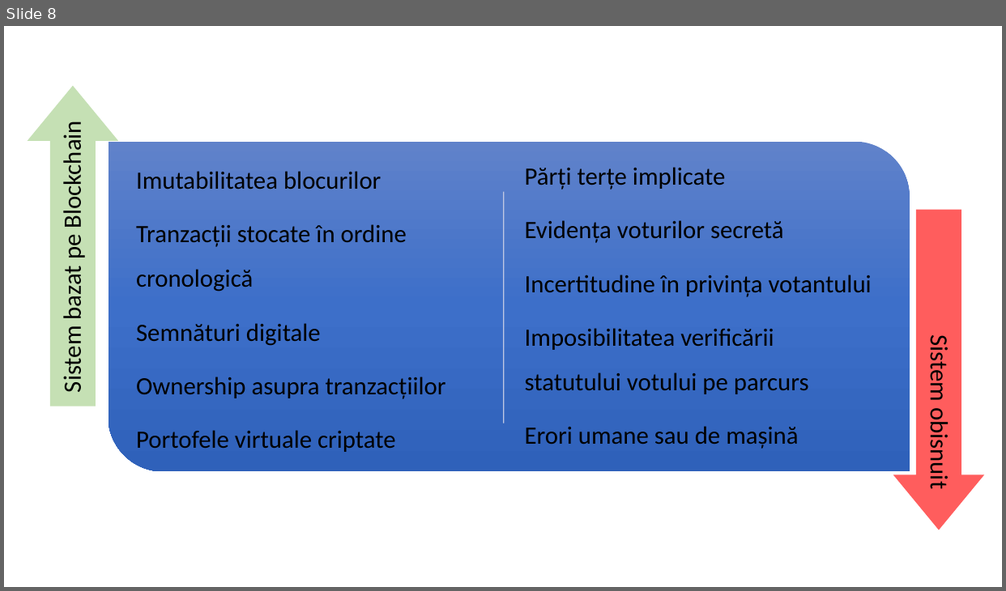
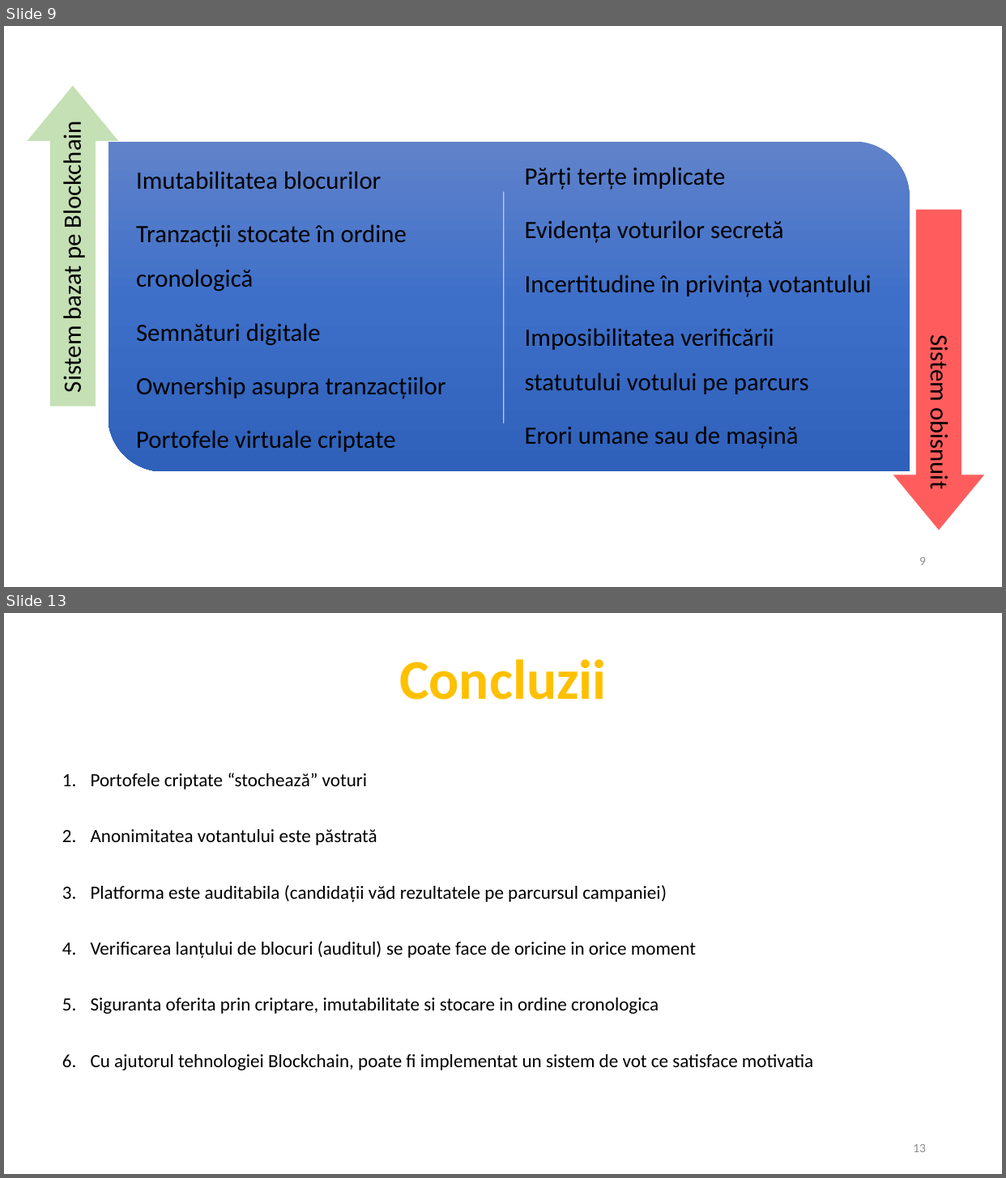
Before and after one commit to AlenaHa/Bachelor-Thesis, a slide deck: Licenta2018HardonElena/Blockchain usage in secured voting.pptx. Shown one above the other, each under a label of ours: slide 8 before the commit, slides 9 and 13 after it; the slides between them are not shown. The pictures are 1006x591 and 1006x1178 pixels, drawn with LibreOffice and Linux fonts; fonts in the diff are those of the drawing. Boxes give left, top, right and bottom in pixels: in the first picture for what was removed or moved away, otherwise in the second. Text is boxed around its words. In the diff, an @@ line names an element or a change of style, - is before the commit and + after.

```diff
--- a/Licenta2018HardonElena/Blockchain usage in secured voting.pptx
+++ b/Licenta2018HardonElena/Blockchain usage in secured voting.pptx
@@ slide 13 added at [4,613,1002,1174], background #FFFFFF @@
@@ text added at [399,659,607,700], 54 pt, text #FFC000, bold @@
+Concluzii
@@ text added at [91,773,813,1071], 18 pt, text #000000 @@
+1. Portofele criptate “stochează” voturi
+2. Anonimitatea votantului este păstrată
+3. Platforma este auditabila (candidații văd rezultatele pe parcursul campaniei)
+4. Verificarea lanțului de blocuri (auditul) se poate face de oricine in orice moment
+5. Siguranta oferita prin criptare, imutabilitate si stocare in ordine cronologica
+6. Cu ajutorul tehnologiei Blockchain, poate fi implementat un sistem de vot ce satisface motivatia
@@ page number added at [913,1144,926,1152], 12 pt, text #8C8C8C @@
+13
@@ what was slide 8 is now slide 9 @@
@@ slide 9 changed as well @@
@@ page number added at [919,557,926,565], 12 pt, text #8C8C8C @@
+9
```
Also in this commit, not shown: 7 other slides changed, 5 other slides added, 2 slides removed, 1 other file.
